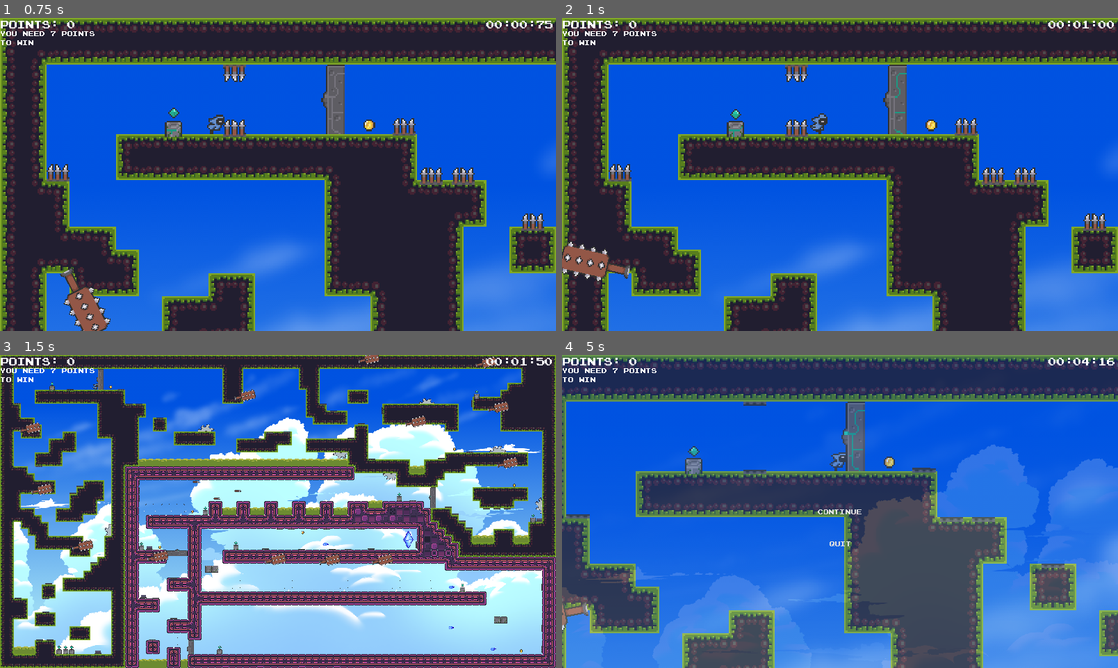
Above: before the commit, frames 1-4 (two rows, left to right).
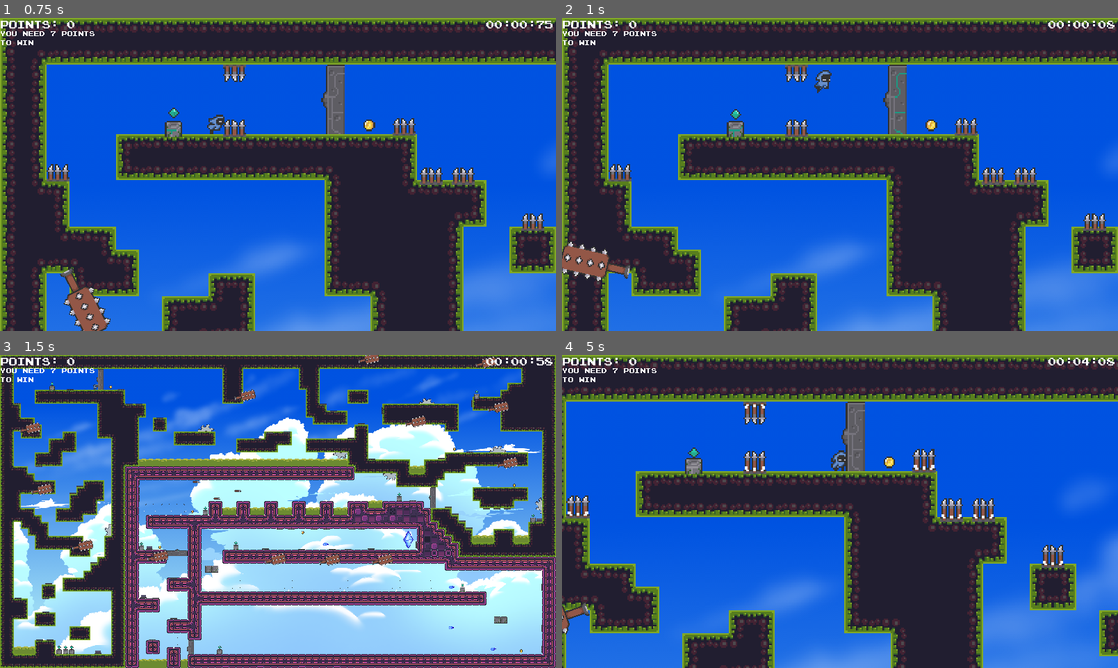
Above: after the commit, the same moments.

Repository: hasshe94/GodotPlatformer
Game: Godot game, scene res://Scenes/MainMenu.tscn
The game is run twice, just before and just after one commit, with the same random seed, the same clock (stepped at 60 frames per second) and the same inputs. Sound files missing from this copy of the repository are replaced by a short silence.
Inputs:
- Up to frame 1 (0.75 s): tap Enter (ui_accept) at 0.5 s; hold D (right) from 0.53 s (still down); tap Z (zoom) at 0.6 s
- Up to frame 2 (1 s): keep holding D (right); tap Space (Jump) at 0.77 s
- Up to frame 3 (1.5 s): keep holding D (right); tap Z (zoom) at 1.35 s
- Up to frame 4 (5 s): tap Space (Jump) at 1.52, 3.02, 3.77 s; release D (right) at 2.03 s; hold A (left) 2.03-2.78 s; tap Z (zoom) at 2.1, 2.85, 3.6 s; hold D (right) 2.78-4.25 s; tap Escape (ui_cancel) at 4.15 s; click "Continue" at 4.25 s

Frame 1 is identical in both runs. In frame 2, 0.3% of the frame differs, in the area x 44-100%, y 0-38%; in frame 3, less than 0.1%; in frame 4, 60%, in the area x 0-100%, y 0-100%.
Error before the commit: Parse Error: The identifier "music_player" isn't declared in the current scope. (res://Scripts/sound_player.gd:19)

Commit message:
fnished options, and pause menu
to my knowldege although i will test more i have done the game.

Diff:
--- a/Failed/TitleScreen.gd
+++ b/Failed/TitleScreen.gd
@@ -1,6 +1 @@
 extends Control
-
-
-
-func _on_StartButton_pressed():
-	get_tree
--- a/Options.gd
+++ b/Options.gd
@@ -6,11 +6,11 @@
 
 
 func _on_MusicSlider_value_changed(value):
-	SoundPlayer.change_music_volume(value)
+	SoundPlayer.change_music_db(value)
 
 
 func _on_SfxSlider_value_changed(value):
-	SoundPlayer.change_sound_volume(value)
+	SoundPlayer.change_sound_db(value)
 
 
 func _on_Button_pressed():
--- a/Options.tscn
+++ b/Options.tscn
@@ -5,79 +5,81 @@
 [ext_resource path="res://Options.gd" type="Script" id=3]
 
 [node name="MarginContainer" type="MarginContainer"]
-anchor_left = 0.5
-anchor_top = 0.5
-anchor_right = 0.5
-anchor_bottom = 0.5
-margin_left = -640.0
-margin_top = -360.0
-margin_right = 640.0
-margin_bottom = 360.0
+anchor_left = 0.97
+anchor_top = 1.001
+anchor_right = 0.97
+anchor_bottom = 1.001
+margin_left = -1841.6
+margin_top = -1120.72
+margin_right = -561.6
+margin_bottom = -400.72
+rect_scale = Vector2( 2, 2 )
 script = ExtResource( 3 )
 
 [node name="Sprite" type="Sprite" parent="."]
-position = Vector2( 649, 266 )
+position = Vector2( 638.75, 419.25 )
+scale = Vector2( 0.611198, 0.631944 )
 texture = ExtResource( 1 )
 
 [node name="CenterContainer" type="CenterContainer" parent="."]
 margin_right = 1280.0
-margin_bottom = 720.0
+margin_bottom = 719.0
 
 [node name="VBoxContainer" type="VBoxContainer" parent="CenterContainer"]
-margin_left = 505.0
-margin_top = 323.0
-margin_right = 774.0
-margin_bottom = 397.0
+margin_left = 435.0
+margin_top = 262.0
+margin_right = 844.0
+margin_bottom = 456.0
 
 [node name="HBoxContainer" type="HBoxContainer" parent="CenterContainer/VBoxContainer"]
-margin_right = 269.0
-margin_bottom = 20.0
+margin_right = 409.0
+margin_bottom = 60.0
 
 [node name="Label" type="Label" parent="CenterContainer/VBoxContainer/HBoxContainer"]
-margin_right = 65.0
-margin_bottom = 20.0
-rect_min_size = Vector2( 65, 0 )
+margin_right = 205.0
+margin_bottom = 60.0
+rect_min_size = Vector2( 205, 0 )
 custom_colors/font_outline_modulate = Color( 0, 0, 0, 1 )
 custom_colors/font_color_shadow = Color( 0, 0, 0, 1 )
 custom_fonts/font = ExtResource( 2 )
-text = "SFX  "
+text = " SFX"
 
 [node name="SfxSlider" type="HSlider" parent="CenterContainer/VBoxContainer/HBoxContainer"]
-margin_left = 69.0
-margin_right = 269.0
-margin_bottom = 16.0
-rect_min_size = Vector2( 200, 0 )
+margin_left = 209.0
+margin_right = 409.0
+margin_bottom = 60.0
+rect_min_size = Vector2( 200, 60 )
 max_value = 1.0
 step = 0.1
 value = 1.0
 
 [node name="HBoxContainer2" type="HBoxContainer" parent="CenterContainer/VBoxContainer"]
-margin_top = 24.0
-margin_right = 269.0
-margin_bottom = 44.0
+margin_top = 64.0
+margin_right = 409.0
+margin_bottom = 124.0
 
 [node name="Label" type="Label" parent="CenterContainer/VBoxContainer/HBoxContainer2"]
-margin_right = 65.0
-margin_bottom = 20.0
-rect_min_size = Vector2( 65, 0 )
+margin_right = 205.0
+margin_bottom = 60.0
+rect_min_size = Vector2( 205, 60 )
 custom_colors/font_outline_modulate = Color( 0, 0, 0, 1 )
 custom_colors/font_color_shadow = Color( 0, 0, 0, 1 )
 custom_fonts/font = ExtResource( 2 )
 text = "Music"
 
 [node name="MusicSlider" type="HSlider" parent="CenterContainer/VBoxContainer/HBoxContainer2"]
-margin_left = 69.0
-margin_right = 269.0
-margin_bottom = 16.0
-rect_min_size = Vector2( 200, 0 )
+margin_left = 209.0
+margin_right = 409.0
+margin_bottom = 60.0
+rect_min_size = Vector2( 200, 60 )
 max_value = 1.0
 step = 0.1
 value = 1.0
 
 [node name="Button" type="Button" parent="CenterContainer/VBoxContainer"]
-margin_top = 48.0
-margin_right = 269.0
-margin_bottom = 74.0
+margin_top = 128.0
+margin_right = 409.0
+margin_bottom = 194.0
 custom_fonts/font = ExtResource( 2 )
 text = "Back"
 
--- a/OtherAssets/hasanfont.tres
+++ b/OtherAssets/hasanfont.tres
@@ -4,4 +4,5 @@
 font_path = "res://OtherAssets/joystix monospace.ttf"
 
 [resource]
+size = 50
 font_data = SubResource( 109 )
--- a/PauseCanvas.gd
+++ b/PauseCanvas.gd
@@ -4,7 +4,6 @@
 	set_visible(false)
 
 func _input(event):
-
 
 
 	if event.is_action_pressed("ui_cancel"):
--- a/PauseCanvas.tscn
+++ b/PauseCanvas.tscn
@@ -12,38 +12,46 @@
 modulate = Color( 1, 1, 1, 0.196078 )
 anchor_right = 1.0
 anchor_bottom = 1.0
-margin_right = 640.0
-margin_bottom = 360.0
+margin_right = 17.0
+margin_bottom = 12.0
+mouse_filter = 2
 texture = ExtResource( 2 )
 expand = true
+__meta__ = {
+"_edit_use_anchors_": true
+}
 
 [node name="Button" type="Button" parent="."]
 anchor_left = 0.5
 anchor_top = 0.5
 anchor_right = 0.5
 anchor_bottom = 0.5
-margin_left = -58.0
-margin_top = -13.0
-margin_right = 58.0
-margin_bottom = 13.0
+margin_left = -170.0
+margin_top = -33.0
+margin_right = 170.0
+margin_bottom = 33.0
 custom_fonts/font = ExtResource( 3 )
 action_mode = 0
 text = "Continue"
-flat = true
+__meta__ = {
+"_edit_use_anchors_": true
+}
 
 [node name="Button2" type="Button" parent="."]
 anchor_top = 1.0
 anchor_right = 1.0
 anchor_bottom = 1.0
-margin_left = 1.0
-margin_top = -299.0
-margin_right = 1.0
-margin_bottom = -279.0
+margin_left = 495.0
+margin_top = -289.0
+margin_right = -497.0
+margin_bottom = -223.0
 custom_constants/hseparation = 0
 custom_fonts/font = ExtResource( 3 )
 action_mode = 0
 text = "Quit"
-flat = true
+__meta__ = {
+"_edit_use_anchors_": true
+}
 
 [connection signal="pressed" from="Button" to="." method="_on_Button_pressed"]
 [connection signal="pressed" from="Button2" to="." method="_on_Button2_pressed"]
--- a/Scenes/Player.tscn
+++ b/Scenes/Player.tscn
@@ -158,9 +158,9 @@
 [node name="DeathZone" type="Area2D" parent="."]
 
 [node name="DeathArea" type="CollisionPolygon2D" parent="DeathZone"]
-polygon = PoolVector2Array( -3, -6, 4, -6, 4, 3, 1, 3, 1, 4, -2, 4, -2, 5, -3, 5, -3, 4, -5, 4, -5, 2, -4, 2, -4, -6 )
+polygon = PoolVector2Array( -3, -6, 4, -6, 3, 2, 1, 3, 1, 4, -2, 4, -2, 5, -3, 5, -3, 4, -5, 4, -5, 2, -4, 2, -4, -6 )
 
 [node name="HitBox" type="CollisionPolygon2D" parent="."]
-polygon = PoolVector2Array( -2, -6, -1, -6, -1, -7, 2, -7, 2, -6, 3, -6, 3, -3, 3, 3, 3, 4, 3, 7, 1, 7, 1, 5, -1, 5, -1, 6, -2, 6, -2, 7, -3, 7, -3, 6, -3, 5, -3, -6 )
+polygon = PoolVector2Array( -2, -6, -1, -6, -1, -7, 2, -7, 2, -6, 3, -6, 3, -3, 2, 3, 2, 4, 2, 7, 1, 7, 1, 5, -1, 5, -1, 6, -2, 6, -2, 7, -3, 7, -3, 6, -3, 5, -3, -6 )
 
 [connection signal="area_entered" from="DeathZone" to="." method="_on_DeathZone_area_entered"]
--- a/Scenes/World.tscn
+++ b/Scenes/World.tscn
@@ -33,7 +33,6 @@
 [ext_resource path="res://Sprites/Animation Pack/Energy ball/EnergyBall.png" type="Texture" id=31]
 [ext_resource path="res://Scenes/SpikeTrapDifferentTiming.tscn" type="PackedScene" id=32]
 [ext_resource path="res://Scenes/CoinPoints.tscn" type="PackedScene" id=33]
-[ext_resource path="res://OtherAssets/hasanfont.tres" type="DynamicFont" id=34]
 
 [sub_resource type="DynamicFont" id=27]
 size = 24
@@ -45,6 +44,13 @@
 [sub_resource type="DynamicFont" id=110]
 size = 24
 font_data = SubResource( 109 )
+
+[sub_resource type="DynamicFontData" id=111]
+font_path = "res://OtherAssets/joystix monospace.ttf"
+
+[sub_resource type="DynamicFont" id=112]
+size = 17
+font_data = SubResource( 111 )
 
 [sub_resource type="Animation" id=40]
 length = 0.001
@@ -1557,6 +1563,7 @@
 margin_left = 1.0
 margin_top = -1.0
 margin_right = 1.0
+mouse_filter = 2
 
 [node name="Label" type="Label" parent="CanvasLayer/Control"]
 margin_left = 1111.0
@@ -1570,6 +1577,7 @@
 [node name="Control2" type="Control" parent="CanvasLayer"]
 margin_right = 40.0
 margin_bottom = 40.0
+mouse_filter = 2
 
 [node name="Label" type="Label" parent="CanvasLayer/Control2"]
 margin_right = 40.0
@@ -1580,12 +1588,13 @@
 [node name="Control3" type="Control" parent="CanvasLayer"]
 margin_right = 40.0
 margin_bottom = 40.0
+mouse_filter = 2
 
 [node name="Label" type="Label" parent="CanvasLayer/Control3"]
 margin_top = 25.0
 margin_right = 135.0
 margin_bottom = 49.0
-custom_fonts/font = ExtResource( 34 )
+custom_fonts/font = SubResource( 112 )
 text = "YOU NEED 7 POINTS
 TO WIN"
 
--- a/Scripts/sound_player.gd
+++ b/Scripts/sound_player.gd
@@ -16,7 +16,7 @@
 
 func change_music_db(value):
 	music_db = linear2db(value)
-	music_player.volume_db = music_db
+	music.volume_db = music_db
 
 func change_sound_db(value):
 	sound_db = linear2db(value)
--- a/project.godot
+++ b/project.godot
@@ -59,6 +59,13 @@
 
 [input]
 
+ui_cancel={
+"deadzone": 0.5,
+"events": [ Object(InputEventKey,"resource_local_to_scene":false,"resource_name":"","device":0,"alt":false,"shift":false,"control":false,"meta":false,"command":false,"pressed":false,"scancode":16777217,"physical_scancode":0,"unicode":0,"echo":false,"script":null)
+, Object(InputEventJoypadButton,"resource_local_to_scene":false,"resource_name":"","device":0,"button_index":1,"pressure":0.0,"pressed":false,"script":null)
+, Object(InputEventKey,"resource_local_to_scene":false,"resource_name":"","device":0,"alt":false,"shift":false,"control":false,"meta":false,"command":false,"pressed":false,"scancode":0,"physical_scancode":80,"unicode":0,"echo":false,"script":null)
+ ]
+}
 ui_up={
 "deadzone": 0.5,
 "events": [ Object(InputEventKey,"resource_local_to_scene":false,"resource_name":"","device":0,"alt":false,"shift":false,"control":false,"meta":false,"command":false,"pressed":false,"scancode":16777232,"physical_scancode":0,"unicode":0,"echo":false,"script":null)
@@ -76,11 +83,13 @@
 right={
 "deadzone": 0.5,
 "events": [ Object(InputEventKey,"resource_local_to_scene":false,"resource_name":"","device":0,"alt":false,"shift":false,"control":false,"meta":false,"command":false,"pressed":false,"scancode":0,"physical_scancode":68,"unicode":0,"echo":false,"script":null)
+, Object(InputEventKey,"resource_local_to_scene":false,"resource_name":"","device":0,"alt":false,"shift":false,"control":false,"meta":false,"command":false,"pressed":false,"scancode":0,"physical_scancode":16777233,"unicode":0,"echo":false,"script":null)
  ]
 }
 left={
 "deadzone": 0.5,
 "events": [ Object(InputEventKey,"resource_local_to_scene":false,"resource_name":"","device":0,"alt":false,"shift":false,"control":false,"meta":false,"command":false,"pressed":false,"scancode":0,"physical_scancode":65,"unicode":0,"echo":false,"script":null)
+, Object(InputEventKey,"resource_local_to_scene":false,"resource_name":"","device":0,"alt":false,"shift":false,"control":false,"meta":false,"command":false,"pressed":false,"scancode":0,"physical_scancode":16777231,"unicode":0,"echo":false,"script":null)
  ]
 }
 Jump={
Not shown: 1 places in Scenes/World.tscn that only renumber resources
